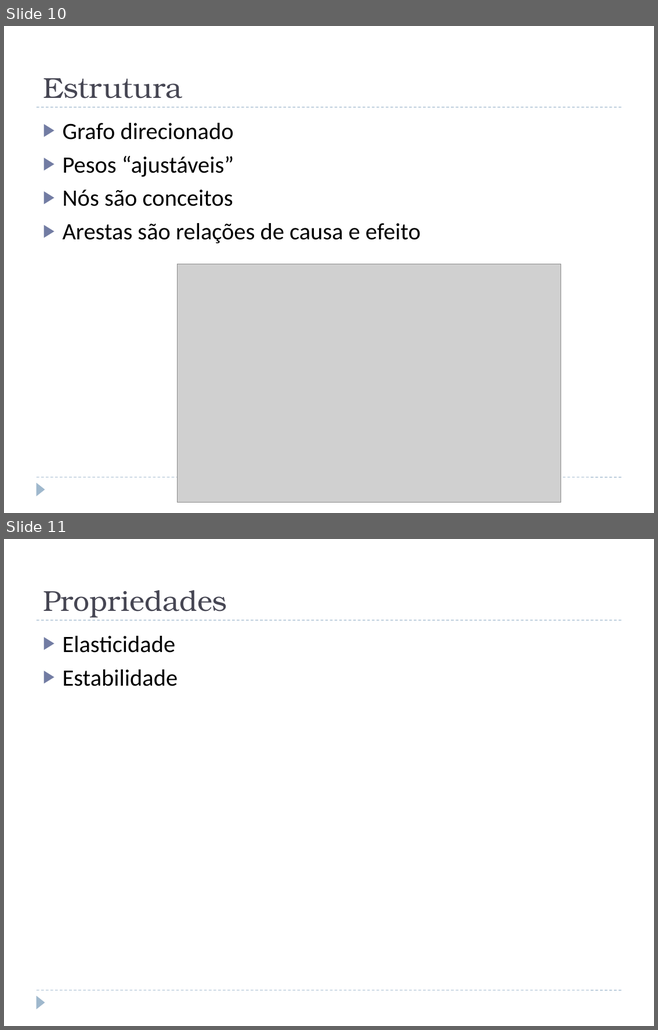
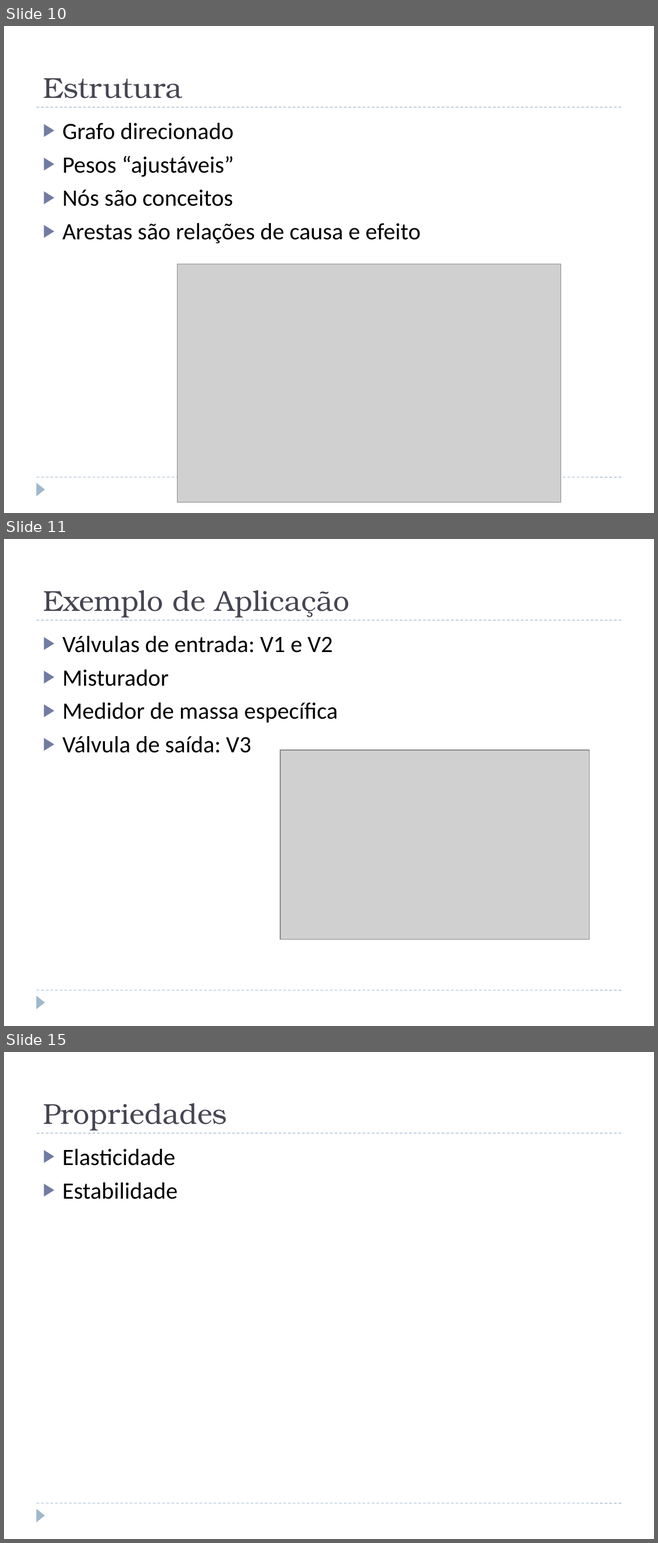
Before and after one commit to jcnborges/TCC, a slide deck: qualificacao.pptx. Shown one above the other, each under a label of ours: slides 10 and 11 before the commit, slides 10, 11 and 15 after it; the slides between them are not shown. The pictures are 658x1030 and 658x1543 pixels, drawn with LibreOffice and Linux fonts; fonts in the diff are those of the drawing; grey boxes stand for pictures. Boxes give left, top, right and bottom in pixels: in the first picture for what was removed or moved away, otherwise in the second. Text is boxed around its words. In the diff, an @@ line names an element or a change of style, - is before the commit and + after.

```diff
--- a/qualificacao.pptx
+++ b/qualificacao.pptx
@@ slide 11 added at (4,539,654,1026), background #FFFFFF; not listed: 3 template elements that a slide beside it also shows @@
@@ title added at (43,590,349,618), 32 pt, text #464653 @@
+Exemplo de Aplicação
@@ text added at (63,636,338,753), 26 pt, text #000000 @@
+▶ Válvulas de entrada: V1 e V2
+▶ Misturador
+▶ Medidor de massa específica
+▶ Válvula de saída: V3
@@ picture added at (280,750,589,940) @@
@@ what was slide 11 is now slide 15 @@
```
Also in this commit, not shown: 1 slide changed, 3 other slides added, 3 other files.
